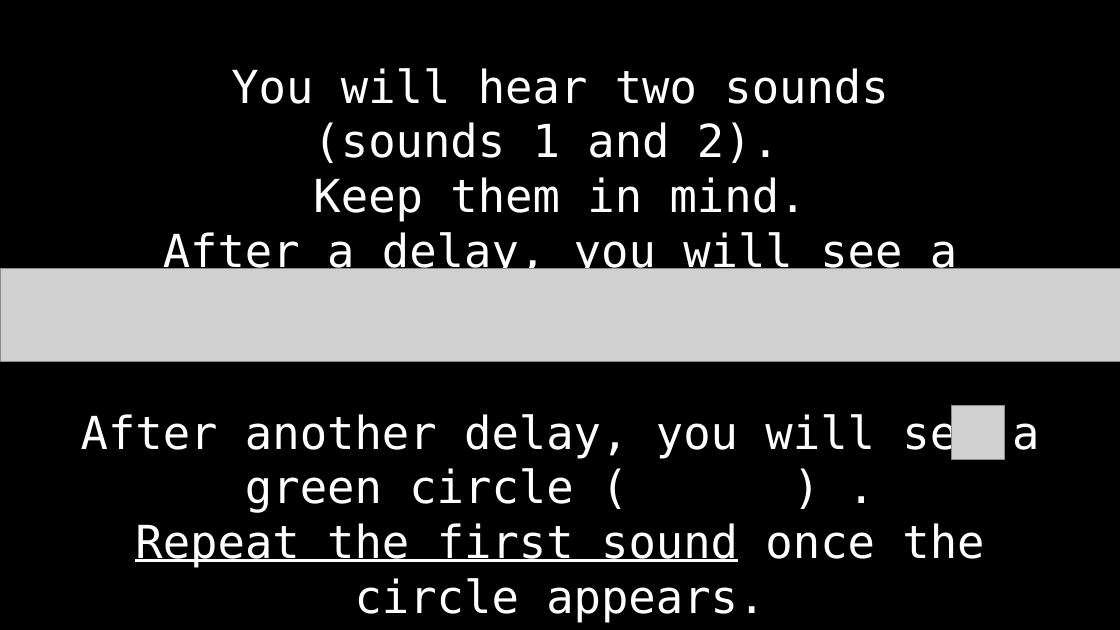
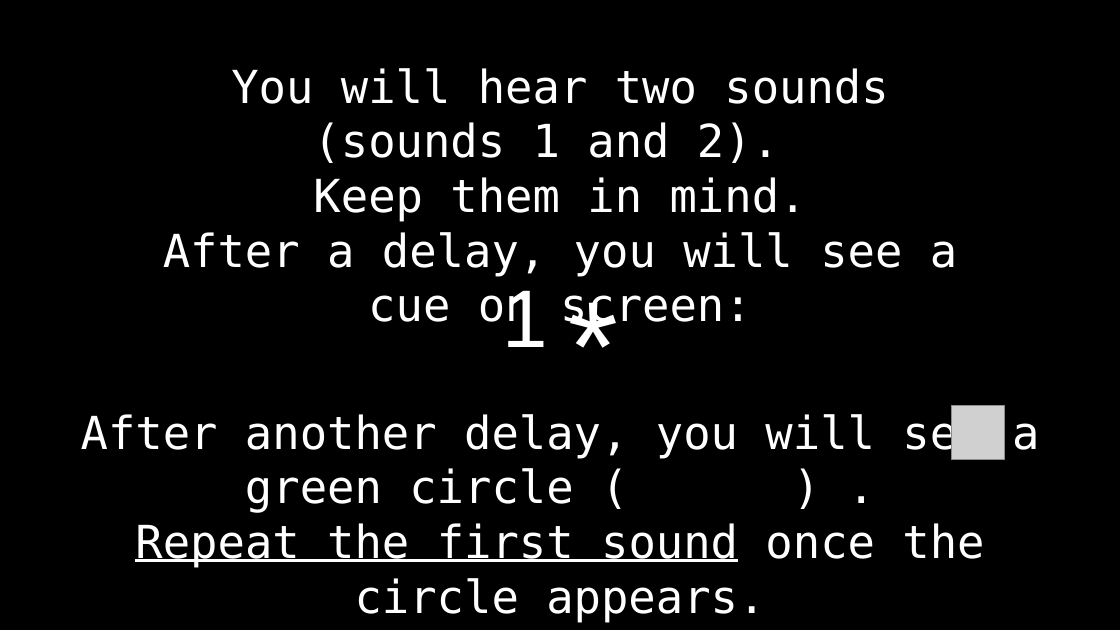
Before and after one commit to coganlab/Retrocue, a slide deck: slide 2 of stim/instructions.pptx (slide 7 before the commit). Drawn at 1120x630 pixels with LibreOffice and Linux fonts; fonts in the diff are those of the drawing; grey boxes stand for pictures. Boxes give left, top, right and bottom in pixels: in the first picture for what was removed or moved away, otherwise in the second. Text is boxed around its words. In the diff, an @@ line names an element or a change of style, - is before the commit and + after.

```diff
--- a/stim/instructions.pptx
+++ b/stim/instructions.pptx
@@ picture removed at [0, 269, 1120, 361] @@
@@ text added at [560, 259, 628, 423], 110 pt, text #FFFFFF @@
+*
@@ text added at [502, 290, 547, 347], 70 pt, text #FFFFFF @@
+1
```
Also in this commit, not shown: 4 other slides changed, 5 slides added, 9 slides removed, 18 other files.
